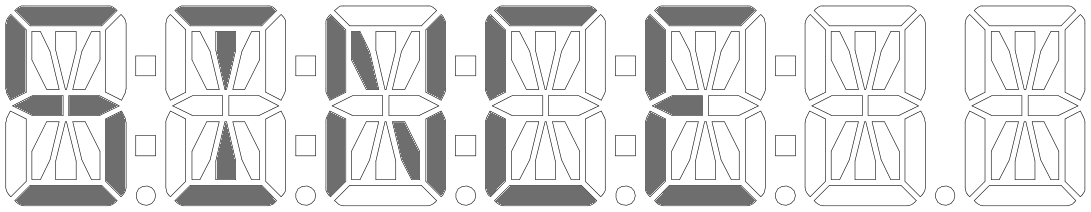
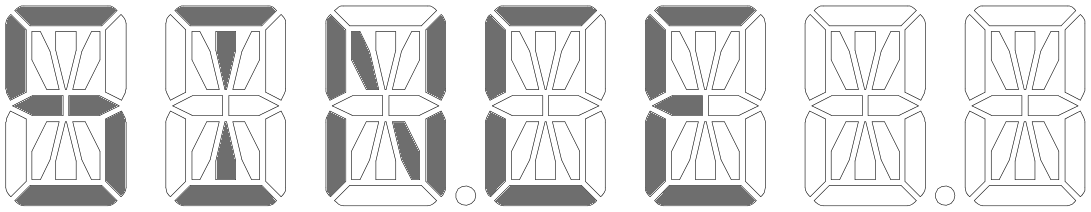
Before/after of a 1091x212 layered artwork. What changed in the layer stack:
painted on "Pasted Layer" over [135, 55, 796, 206]
